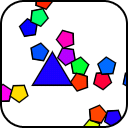
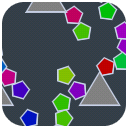
Layered file, before and after one edit (128x128). Changes by layer:
renamed "Layer 0" to "Layer 1", painted on it over [0, 0, 128, 128]
painted on "Color Fill 1" over [0, 0, 128, 128]
